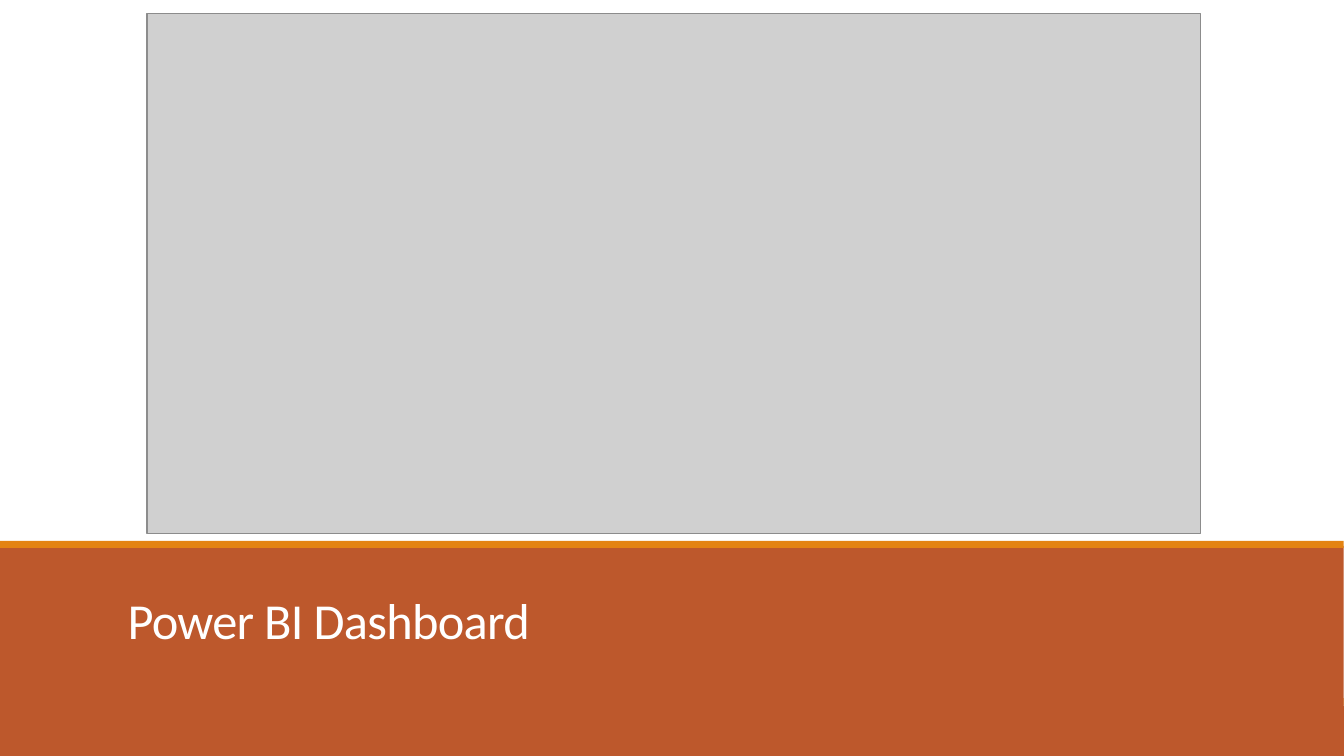
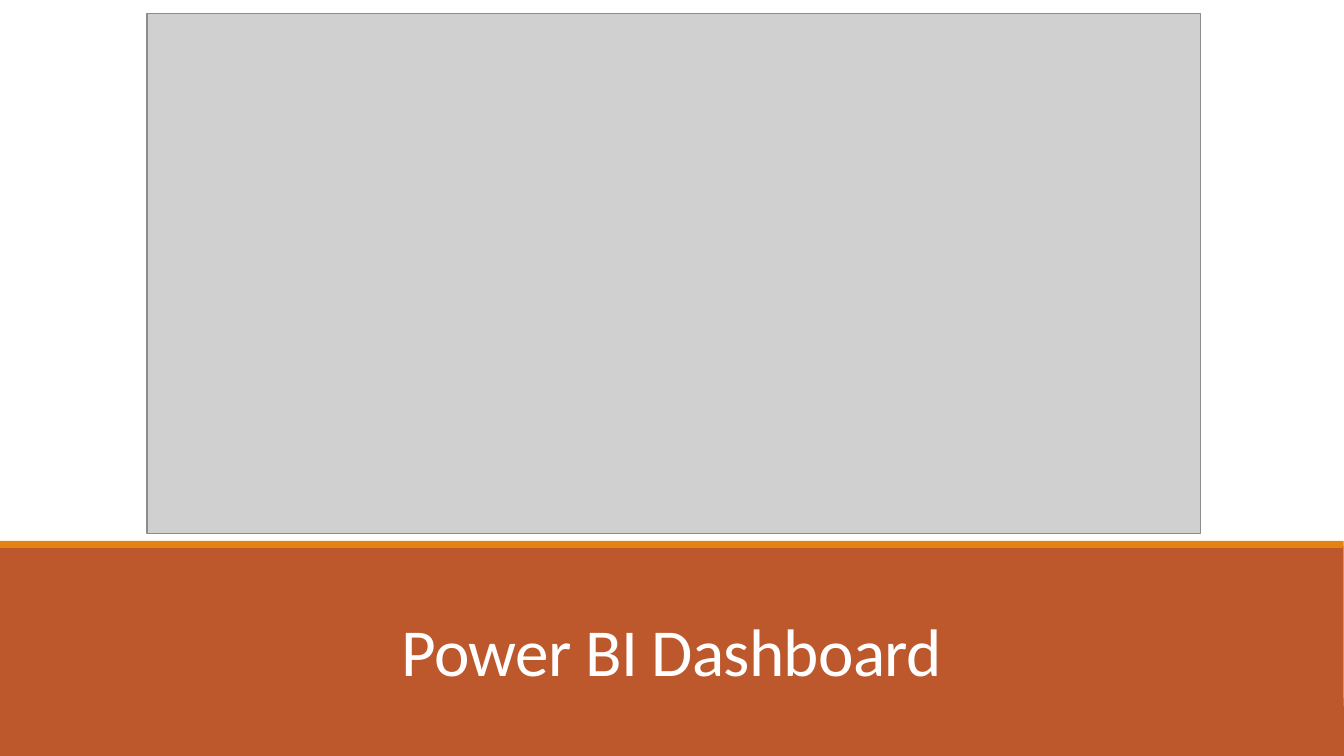
Before and after one commit to bryanclanton/TennCare-Enrollment-Analysis, a slide deck: slide 17 of Impacts to TennCare.pptx. Drawn at 1344x756 pixels with LibreOffice and Linux fonts; fonts in the diff are those of the drawing; grey boxes stand for pictures. Boxes give left, top, right and bottom in pixels: in the first picture for what was removed or moved away, otherwise in the second. Text is boxed around its words. In the diff, an @@ line names an element or a change of style, - is before the commit and + after.

```diff
--- a/Impacts to TennCare.pptx
+++ b/Impacts to TennCare.pptx
@@ title "Power BI Dashboard" moved from (x1=128, y1=604, x2=530, y2=640) to (x1=402, y1=629, x2=942, y2=677) @@
@@ title "Power BI Dashboard" at (x1=402, y1=629, x2=942, y2=677): size 36 to 48 pt; alignment left to centre @@
```
Also in this commit, not shown: 4 other slides changed, 2 other files.
